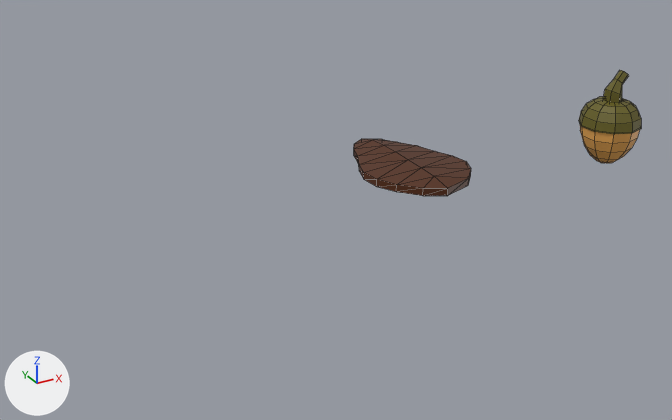
An edit to the Blender file BlendFiles/seeds.blend, drawn before and after from the same camera.
Camera for both pictures: a 50 mm lens placed at (-1.754, -2.689, 1.226), pointed at (-0.256, 0.035, -0.136). Lighting does not change. The marker at lower left points along +X, +Y and +Z. Mesh edges are drawn as thin lines.

The first picture shows 'acorn', 'flowerSeed'.
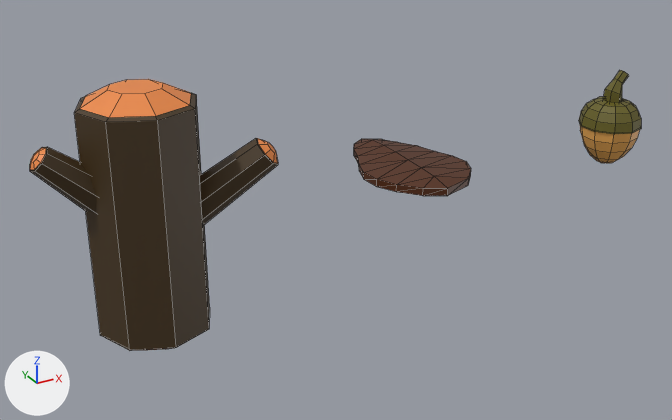
What the commit changed:
Material 'BarkColor' (mat_barkcolor) is new.
Its base color is (0.0607, 0.0338, 0.0097) (brown #463419).
Material 'InnerWoodColor' (mat_innerwoodcolor) is new.
Its base color is (0.841, 0.255, 0.0611) (orange #ec8a46).
Mesh me_cylinder is new.
It has 144 vertices, 126 faces and spans x -0.34..0.407, y -0.192..0.192, z -0.449..0.435.
Faces by material slot: [72, 54].
It uses material mat_barkcolor (brown #463419).
It uses material mat_innerwoodcolor (orange #ec8a46).
Object 'WoodLog' (ob_woodlog) is new; it shows me_cylinder.
Its location is (-0.967, 0.0, 0.0).

Boxes [x1, y1, x2, y2] around the edits, measured in the pictures (672 x 420 px):
'WoodLog', added: after [30, 79, 278, 350]
    faces in mat_barkcolor (brown #463419): [30, 93, 278, 350]
    faces in mat_innerwoodcolor (orange #ec8a46): [30, 79, 278, 350]
